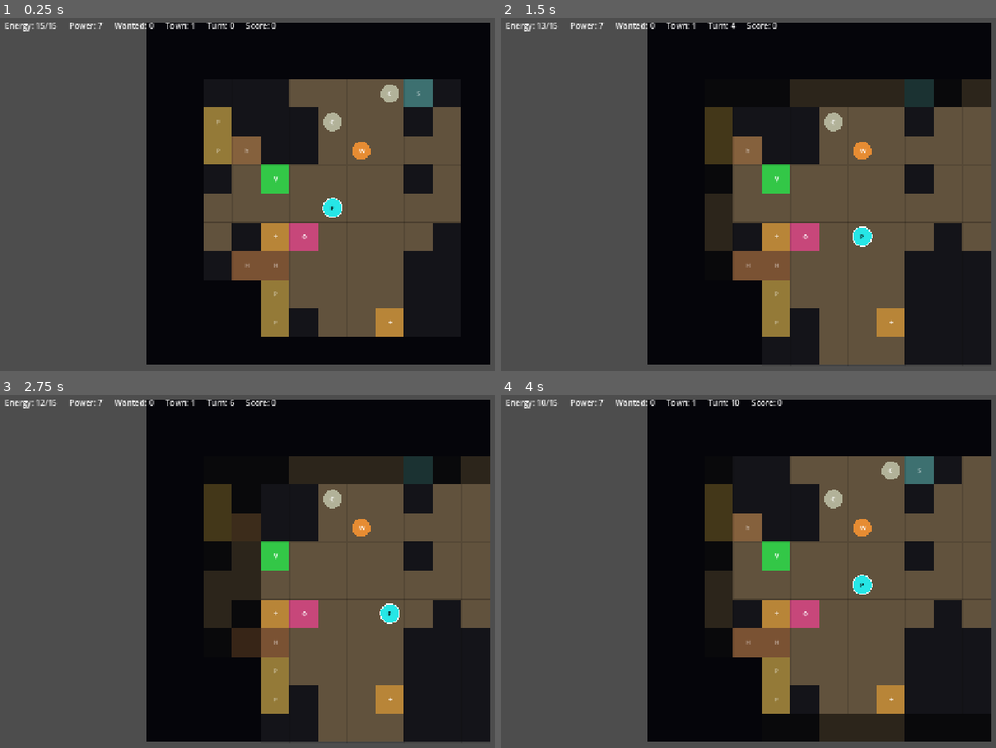
Above: before the commit, frames 1-4 (two rows, left to right).
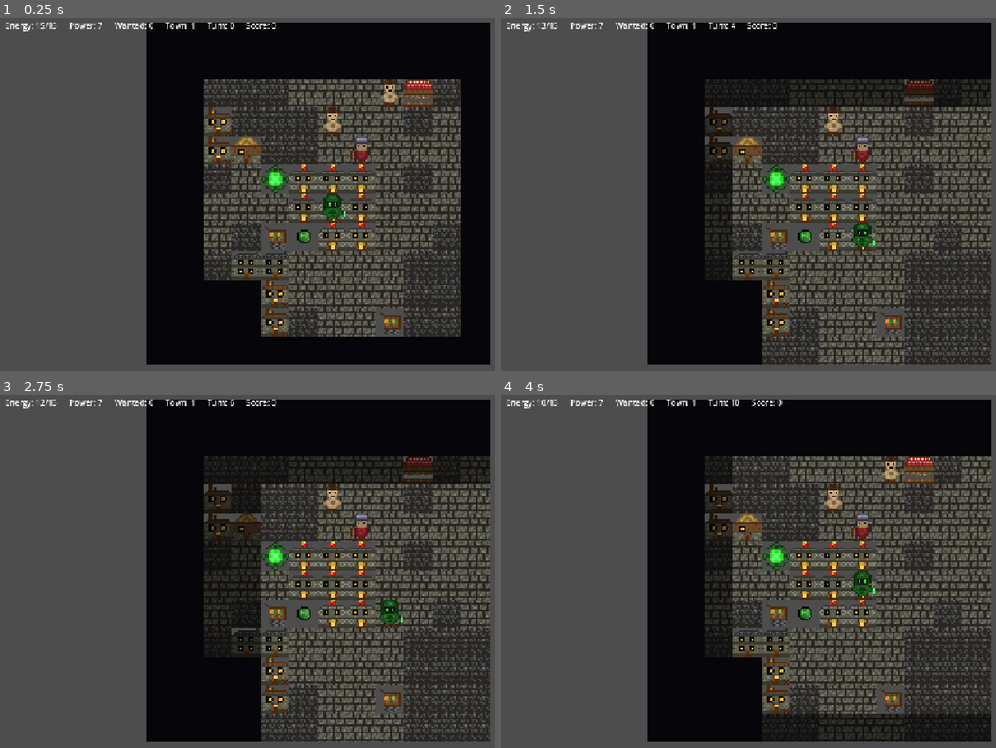
Above: after the commit, the same moments.

Repository: Plague-Knights/plague-knight-godot
Game: Godot game, scene res://scenes/main/game.tscn
Same seed, same stepped clock (60 frames per second), same inputs: the game is played once before the commit and once after it.
Inputs:
- Up to frame 1 (0.25 s): no input
- Up to frame 2 (1.5 s): tap Enter at 0.5 s; hold Right (move_right) 0.53-1.28 s; hold Space (wait_turn) 0.53-1.28 s; hold Down (move_down) from 1.28 s (still down); tap Space (wait_turn) at 1.35 s
- Up to frame 3 (2.75 s): tap Enter at 2 s; release Down (move_down) at 2.03 s; hold Right (move_right) from 2.03 s (still down); hold Space (wait_turn) from 2.03 s (still down)
- Up to frame 4 (4 s): release Right (move_right) at 2.78 s; release Space (wait_turn) at 2.78 s; hold Up (move_up) 2.78-3.53 s; tap Space (wait_turn) at 2.85 s; tap Enter at 3.5 s; hold Left (move_left) from 3.53 s (still down); hold Space (wait_turn) from 3.53 s (still down)

The runs differ from the first frame. In frame 1, 21% of the frame differs, in the area x 0-94%, y 1-91%; in frame 2, 23%, in the area x 0-100%, y 1-99%; in frame 3, 22%; in frame 4, 23%.

Commit message:
set assets

Diff:
--- a/project.godot
+++ b/project.godot
@@ -19,6 +19,10 @@
 run/main_scene="res://scenes/main/game.tscn"
 config/features=PackedStringArray("4.6", "Forward Plus")
 config/icon="res://icon.svg"
+
+[rendering]
+
+textures/canvas_textures/default_texture_filter=0
 
 [display]
 
--- a/scripts/main/entity_layer.gd
+++ b/scripts/main/entity_layer.gd
@@ -1,44 +1,46 @@
-## Renders entities (player + enemies) on the grid, respecting fog of war
+## Renders entities (player + enemies) with pixel art sprites, respecting fog of war
 extends Node2D
 
-const ENTITY_COLORS := {
-	"civilian":    Color(0.70, 0.70, 0.60),
-	"watchman":    Color(0.90, 0.55, 0.20),
-	"patrol":      Color(0.90, 0.25, 0.25),
-	"gatekeeper":  Color(0.80, 0.20, 0.50),
-	"town_guard":  Color(0.95, 0.10, 0.10),
-	"night_watch": Color(0.50, 0.20, 0.80),
-	"vault_keeper":Color(0.90, 0.80, 0.20),
-}
+var tex_entities: Dictionary = {}
 
-const PLAYER_COLOR := Color(0.15, 0.90, 0.90)
+func _ready() -> void:
+	tex_entities = {
+		"player":      load("res://assets/extracted/player.png"),
+		"civilian":    load("res://assets/extracted/civilian.png"),
+		"watchman":    load("res://assets/extracted/watchman.png"),
+		"patrol":      load("res://assets/extracted/patrol.png"),
+		"gatekeeper":  load("res://assets/extracted/gatekeeper.png"),
+		"town_guard":  load("res://assets/extracted/townGuard.png"),
+		"night_watch": load("res://assets/extracted/nightWatch.png"),
+		"vault_keeper":load("res://assets/extracted/vaultKeeper.png"),
+	}
 
 func _draw() -> void:
 	var gm: Node2D = get_parent()
 	if not gm.game_state:
 		return
 	var ts: int = GameData.TILE_SIZE
-	var half := ts * 0.5
-	var radius := ts * 0.32
 
 	# Entities - only draw if on a visible tile
 	for i in gm.entities.size():
 		var entity: Dictionary = gm.entities[i]
 		if not gm.fog_visible[entity.y][entity.x]:
 			continue
-		var color: Color = ENTITY_COLORS.get(entity.type, Color.WHITE)
-		if entity.get("stunned", 0) > 0:
-			color = color.darkened(0.5)
-		var center := Vector2(entity.x * ts + half, entity.y * ts + half)
-		draw_circle(center, radius, color)
-		var letter: String = entity.type[0].to_upper()
-		draw_string(ThemeDB.fallback_font, center + Vector2(-5, 5), letter,
-			HORIZONTAL_ALIGNMENT_CENTER, -1, 14, Color.WHITE)
+		var tex: Texture2D = tex_entities.get(entity.type)
+		var rect := Rect2(entity.x * ts, entity.y * ts, ts, ts)
+		if tex:
+			if entity.get("stunned", 0) > 0:
+				draw_texture_rect(tex, rect, false, Color(0.4, 0.4, 0.6))
+			else:
+				draw_texture_rect(tex, rect, false)
+		else:
+			# Fallback circle
+			var center := Vector2(entity.x * ts + ts * 0.5, entity.y * ts + ts * 0.5)
+			draw_circle(center, ts * 0.32, Color.RED)
 
 	# Player (always visible)
 	var pp: Vector2i = gm.game_state.player_pos
-	var pc: Vector2 = Vector2(pp.x * ts + half, pp.y * ts + half)
-	draw_circle(pc, radius + 2, Color.WHITE)
-	draw_circle(pc, radius, PLAYER_COLOR)
-	draw_string(ThemeDB.fallback_font, pc + Vector2(-5, 5), "P",
-		HORIZONTAL_ALIGNMENT_CENTER, -1, 14, Color.BLACK)
+	var player_rect := Rect2(pp.x * ts, pp.y * ts, ts, ts)
+	var player_tex: Texture2D = tex_entities.get("player")
+	if player_tex:
+		draw_texture_rect(player_tex, player_rect, false)
--- a/scripts/main/grid_display.gd
+++ b/scripts/main/grid_display.gd
@@ -1,28 +1,43 @@
-## Renders the 12x12 tile grid with fog of war and building type colors
+## Renders the 12x12 tile grid with pixel art sprites and fog of war
 extends Node2D
 
-const TILE_COLORS := {
-	TownGenerator.Tile.EMPTY:      Color(0.08, 0.08, 0.10),  # dark stone wall
-	TownGenerator.Tile.ROAD:       Color(0.38, 0.32, 0.24),
-	TownGenerator.Tile.DOOR:       Color(0.60, 0.50, 0.30),
-	TownGenerator.Tile.INFECTED:   Color(0.22, 0.52, 0.12),
-	TownGenerator.Tile.TRAP:       Color(0.38, 0.32, 0.24),  # hidden as road
-	TownGenerator.Tile.HAND_CART:  Color(0.72, 0.52, 0.22),
-	TownGenerator.Tile.VIRUS:      Color(0.20, 0.78, 0.28),
-	TownGenerator.Tile.PILL:       Color(0.78, 0.28, 0.48),
-	TownGenerator.Tile.HORSE_CART: Color(0.30, 0.48, 0.78),
-}
+# Tile textures
+var tex_road: Texture2D
+var tex_wall: Texture2D
+var tex_grass: Texture2D
+var tex_door: Texture2D
+var tex_trap: Texture2D
+var tex_handcart: Texture2D
+var tex_virus: Texture2D
+var tex_pill: Texture2D
+var tex_horse_cart: Texture2D
+var tex_town_center: Texture2D
 
-const BUILDING_COLORS := {
-	"small_house": Color(0.52, 0.38, 0.24),
-	"large_house": Color(0.48, 0.32, 0.20),
-	"manor":       Color(0.55, 0.22, 0.22),
-	"pub":         Color(0.58, 0.48, 0.22),
-	"shop":        Color(0.24, 0.44, 0.44),
-}
+# Building textures by type
+var tex_buildings: Dictionary = {}
 
 const FOG_COLOR := Color(0.02, 0.02, 0.04)
-const EXPLORED_DIM := 0.55  # darken factor for explored-but-not-visible
+const EXPLORED_DIM := 0.45
+const INFECTED_TINT := Color(0.2, 0.75, 0.2, 0.55)
+
+func _ready() -> void:
+	tex_road = load("res://assets/extracted/road.png")
+	tex_wall = load("res://assets/extracted/wall.png")
+	tex_grass = load("res://assets/extracted/grass.png")
+	tex_door = load("res://assets/extracted/door.png")
+	tex_trap = load("res://assets/extracted/road.png")  # hidden as road
+	tex_handcart = load("res://assets/extracted/handcart.png")
+	tex_virus = load("res://assets/extracted/virus.png")
+	tex_pill = load("res://assets/extracted/plaguePill.png")
+	tex_horse_cart = load("res://assets/extracted/horseCart.png")
+	tex_town_center = load("res://assets/extracted/townCenter.png")
+	tex_buildings = {
+		"small_house": load("res://assets/extracted/building1.png"),
+		"large_house": load("res://assets/extracted/building2.png"),
+		"manor":       load("res://assets/extracted/building3.png"),
+		"pub":         load("res://assets/extracted/pub.png"),
+		"shop":        load("res://assets/extracted/shop.png"),
+	}
 
 func _draw() -> void:
 	var gm: Node2D = get_parent()
@@ -42,60 +57,66 @@
 				continue
 
 			var tile: int = grid[y][x]
-			var color: Color
+			var tex: Texture2D = _get_tile_texture(tile, x, y, gm)
 
-			# Building tiles use per-type color
-			if tile == TownGenerator.Tile.BUILDING:
+			if tex:
+				if is_visible:
+					draw_texture_rect(tex, rect, false)
+				else:
+					draw_texture_rect(tex, rect, false, Color(EXPLORED_DIM, EXPLORED_DIM, EXPLORED_DIM))
+			else:
+				# Fallback colored rect
+				var color := Color(0.08, 0.08, 0.10)
+				if not is_visible:
+					color = color.darkened(EXPLORED_DIM)
+				draw_rect(rect, color)
+
+			# Infected overlay
+			if tile == TownGenerator.Tile.INFECTED:
+				# Draw the building texture underneath first, then green overlay
 				var bidx: int = gm.town_gen.building_map[y][x]
 				if bidx >= 0:
 					var btype: String = gm.town_gen.building_data[bidx].type
-					color = BUILDING_COLORS.get(btype, Color(0.45, 0.30, 0.18))
+					var btex: Texture2D = tex_buildings.get(btype)
+					if btex:
+						if is_visible:
+							draw_texture_rect(btex, rect, false)
+						else:
+							draw_texture_rect(btex, rect, false, Color(EXPLORED_DIM, EXPLORED_DIM, EXPLORED_DIM))
+				if is_visible:
+					draw_rect(rect, INFECTED_TINT)
 				else:
-					color = Color(0.45, 0.30, 0.18)
-			else:
-				color = TILE_COLORS.get(tile, Color.BLACK)
+					draw_rect(rect, Color(0.1, 0.35, 0.1, 0.4))
 
-			# Dim explored-but-not-visible tiles
-			if not is_visible:
-				color = color.darkened(EXPLORED_DIM)
-
-			draw_rect(rect, color)
-
-			# Subtle grid lines on visible tiles
-			if is_visible:
-				draw_rect(rect, Color(0, 0, 0, 0.12), false, 1.0)
-
-			# Building type indicator letter (visible only)
-			if is_visible and tile == TownGenerator.Tile.BUILDING:
-				var bidx: int = gm.town_gen.building_map[y][x]
-				if bidx >= 0:
-					var btype: String = gm.town_gen.building_data[bidx].type
-					var letter: String = _building_letter(btype)
-					var center := Vector2(x * ts + ts * 0.5 - 4, y * ts + ts * 0.5 + 5)
-					draw_string(ThemeDB.fallback_font, center, letter,
-						HORIZONTAL_ALIGNMENT_CENTER, -1, 13, Color(1, 1, 1, 0.5))
-
-			# Item icons on visible tiles
-			if is_visible and tile in [TownGenerator.Tile.HAND_CART, TownGenerator.Tile.VIRUS,
-					TownGenerator.Tile.PILL, TownGenerator.Tile.HORSE_CART]:
-				var icon: String = _item_icon(tile)
-				var center := Vector2(x * ts + ts * 0.5 - 4, y * ts + ts * 0.5 + 5)
-				draw_string(ThemeDB.fallback_font, center, icon,
-					HORIZONTAL_ALIGNMENT_CENTER, -1, 16, Color.WHITE)
-
-func _building_letter(btype: String) -> String:
-	match btype:
-		"small_house": return "h"
-		"large_house": return "H"
-		"manor":       return "M"
-		"pub":         return "P"
-		"shop":        return "$"
-	return "?"
-
-func _item_icon(tile: int) -> String:
+func _get_tile_texture(tile: int, x: int, y: int, gm: Node2D) -> Texture2D:
 	match tile:
-		TownGenerator.Tile.HAND_CART:  return "+"
-		TownGenerator.Tile.VIRUS:      return "V"
-		TownGenerator.Tile.PILL:       return "o"
-		TownGenerator.Tile.HORSE_CART: return ">"
-	return ""
+		TownGenerator.Tile.EMPTY:
+			return tex_wall
+		TownGenerator.Tile.ROAD:
+			# Check if this is town center area
+			var cx := GameData.GRID_SIZE / 2
+			var cy := GameData.GRID_SIZE / 2
+			if absi(x - cx) <= 1 and absi(y - cy) <= 1:
+				return tex_town_center
+			return tex_road
+		TownGenerator.Tile.BUILDING:
+			var bidx: int = gm.town_gen.building_map[y][x]
+			if bidx >= 0:
+				var btype: String = gm.town_gen.building_data[bidx].type
+				return tex_buildings.get(btype, tex_wall)
+			return tex_wall
+		TownGenerator.Tile.DOOR:
+			return tex_door
+		TownGenerator.Tile.INFECTED:
+			return tex_grass  # base layer, overlay drawn separately
+		TownGenerator.Tile.TRAP:
+			return tex_trap
+		TownGenerator.Tile.HAND_CART:
+			return tex_handcart
+		TownGenerator.Tile.VIRUS:
+			return tex_virus
+		TownGenerator.Tile.PILL:
+			return tex_pill
+		TownGenerator.Tile.HORSE_CART:
+			return tex_horse_cart
+	return null
--- a/scripts/test_gen.gd
+++ /dev/null
@@ -1,43 +0,0 @@
-extends SceneTree
-
-func _init() -> void:
-	var symbols := {
-		TownGenerator.Tile.EMPTY: ".",
-		TownGenerator.Tile.ROAD: " ",
-		TownGenerator.Tile.BUILDING: "#",
-		TownGenerator.Tile.DOOR: "D",
-		TownGenerator.Tile.INFECTED: "X",
-		TownGenerator.Tile.TRAP: "!",
-		TownGenerator.Tile.HAND_CART: "H",
-		TownGenerator.Tile.VIRUS: "V",
-		TownGenerator.Tile.PILL: "o",
-		TownGenerator.Tile.HORSE_CART: ">",
-	}
-	for town in [1, 3, 5]:
-		print("\n=== TOWN %d ===" % town)
-		var gen := TownGenerator.new()
-		gen.generate(town, 42 + town)
-		# Stamp items
-		for item in gen.item_spawns:
-			var tile: int = {
-				"trap": TownGenerator.Tile.TRAP,
-				"hand_cart": TownGenerator.Tile.HAND_CART,
-				"virus": TownGenerator.Tile.VIRUS,
-				"pill": TownGenerator.Tile.PILL,
-				"horse_cart": TownGenerator.Tile.HORSE_CART,
-			}.get(item.type, -1)
-			if tile >= 0:
-				gen.grid[item.y][item.x] = tile
-		for y in GameData.GRID_SIZE:
-			var row := ""
-			for x in GameData.GRID_SIZE:
-				row += symbols.get(gen.grid[y][x], "?")
-			print(row)
-		print("Buildings: %d" % gen.building_data.size())
-		for b in gen.building_data:
-			print("  %s at (%d,%d) %dx%d" % [b.type, b.x, b.y, b.w, b.h])
-		print("Entities: %d" % gen.entity_spawns.size())
-		for e in gen.entity_spawns:
-			print("  %s at (%d,%d)" % [e.type, e.x, e.y])
-		print("Items: %d" % gen.item_spawns.size())
-	quit()
Binary file added: assets/extracted/building1.png
Binary file added: assets/extracted/building2.png
Binary file added: assets/extracted/building3.png
Binary file added: assets/extracted/civilian.png
Binary file added: assets/extracted/door.png
Binary file added: assets/extracted/gatekeeper.png
Binary file added: assets/extracted/grass.png
Binary file added: assets/extracted/handcart.png
Binary file added: assets/extracted/horseCart.png
Binary file added: assets/extracted/nightWatch.png
Binary file added: assets/extracted/patrol.png
Binary file added: assets/extracted/plaguePill.png
(and 20 more such lines)
